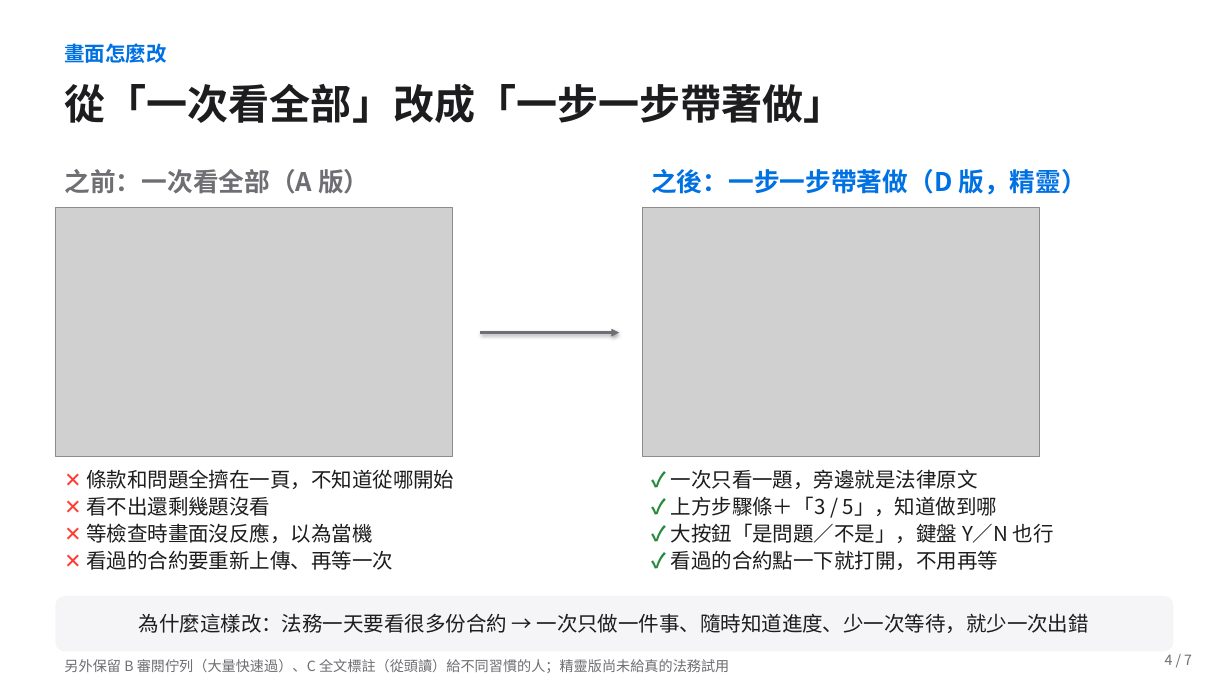
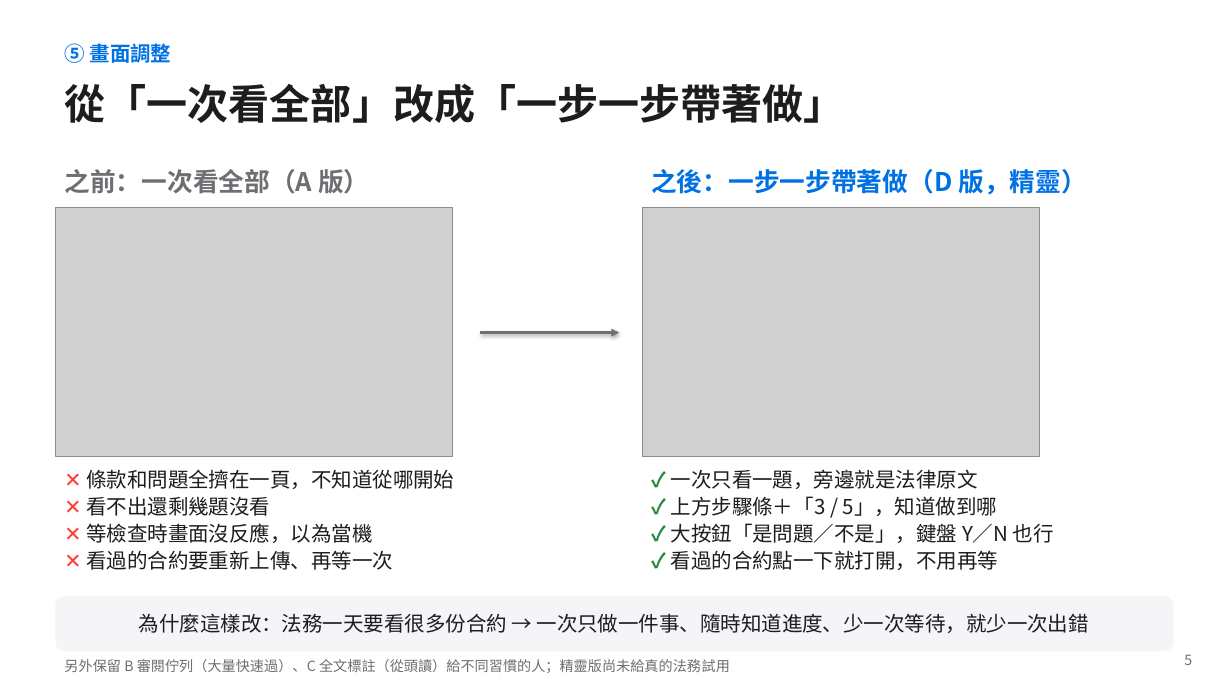
Before and after one commit to jaylooloomi/contract-check, a slide deck: slide 8 of docs/deck/合約外規檢查_簡報.pptx (slide 6 before the commit). Drawn at 1232x693 pixels with LibreOffice and Linux fonts; fonts in the diff are those of the drawing; grey boxes stand for pictures. Boxes give left, top, right and bottom in pixels: in the first picture for what was removed or moved away, otherwise in the second. Text is boxed around its words. In the diff, an @@ line names an element or a change of style, - is before the commit and + after.

```diff
--- a/docs/deck/合約外規檢查_簡報.pptx
+++ b/docs/deck/合約外規檢查_簡報.pptx
@@ text at bbox=[64, 41, 172, 67]: text changed @@
-畫面怎麼改
+⑤ 畫面調整
@@ text at bbox=[1184, 654, 1192, 665]: text changed @@
-4 / 7
+5
```
Also in this commit, not shown: 8 other slides changed, 4 slides added, 1 slide removed, 20 other files.
